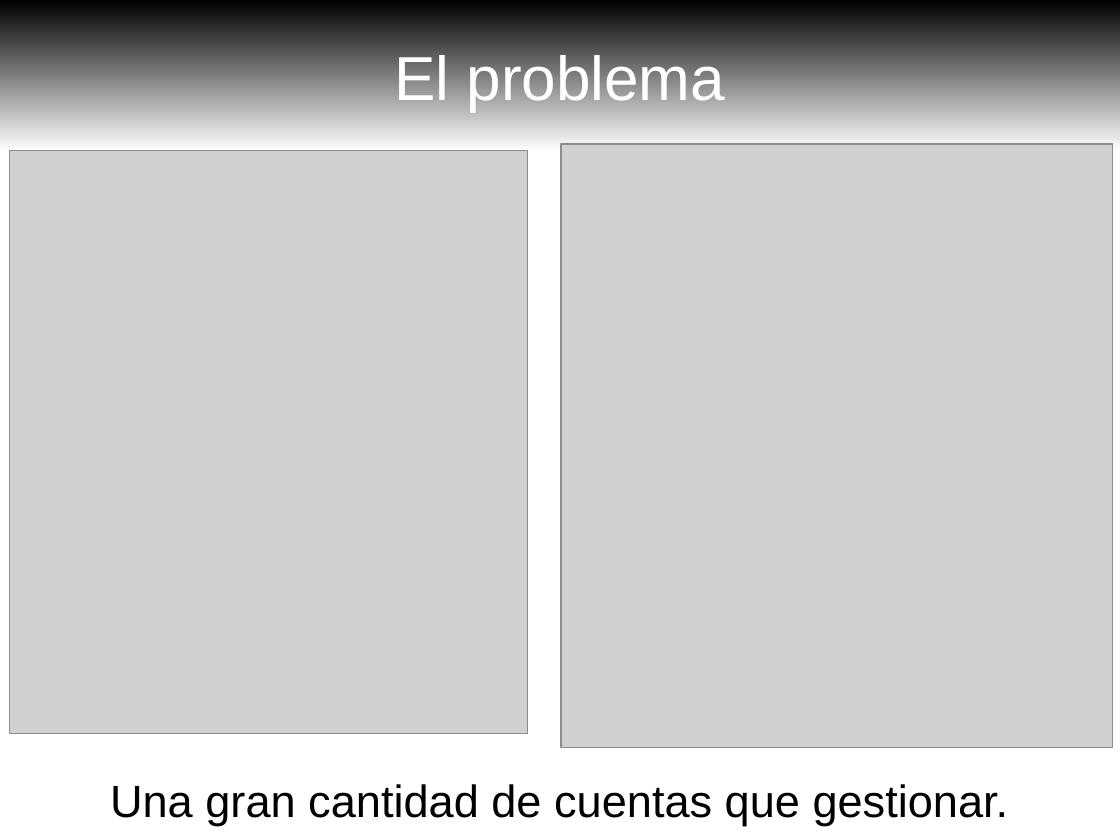
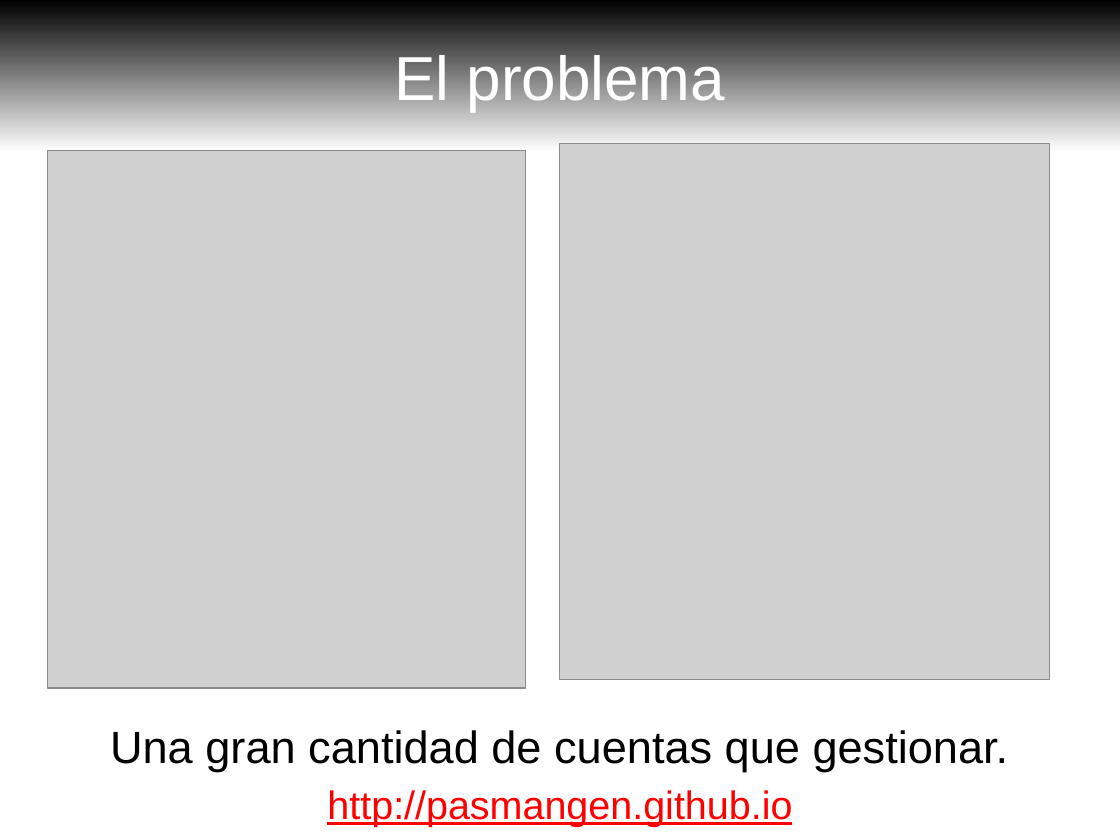
Before and after one commit to pasmangen/pasmangen.github.io, a slide deck: slide 2 of slides/pmg-es.odp. Drawn at 1120x840 pixels with LibreOffice and Linux fonts; fonts in the diff are those of the drawing; grey boxes stand for pictures. Boxes give left, top, right and bottom in pixels: in the first picture for what was removed or moved away, otherwise in the second. Text is boxed around its words. In the diff, an @@ line names an element or a change of style, - is before the commit and + after.

```diff
--- a/slides/pmg-es.odp
+++ b/slides/pmg-es.odp
@@ subtitle "Una gran cantidad de cuentas ...": place and size @@
-subtitle "Una gran cantidad de cuentas ..." at [110,784,1009,826]
+subtitle "Una gran cantidad de cuentas ..." at [110,730,1009,771]
@@ picture: place and size @@
-picture at [561,144,1113,748]
+picture at [560,144,1050,681]
@@ picture: place and size @@
-picture at [9,150,527,734]
+picture at [48,150,525,688]
@@ text added at [327,790,792,827], 28 pt, text #FF0000, underline @@
+http://pasmangen.github.io
```
Also in this commit, not shown: 9 other slides changed, 1 slide added, 4 other files.
